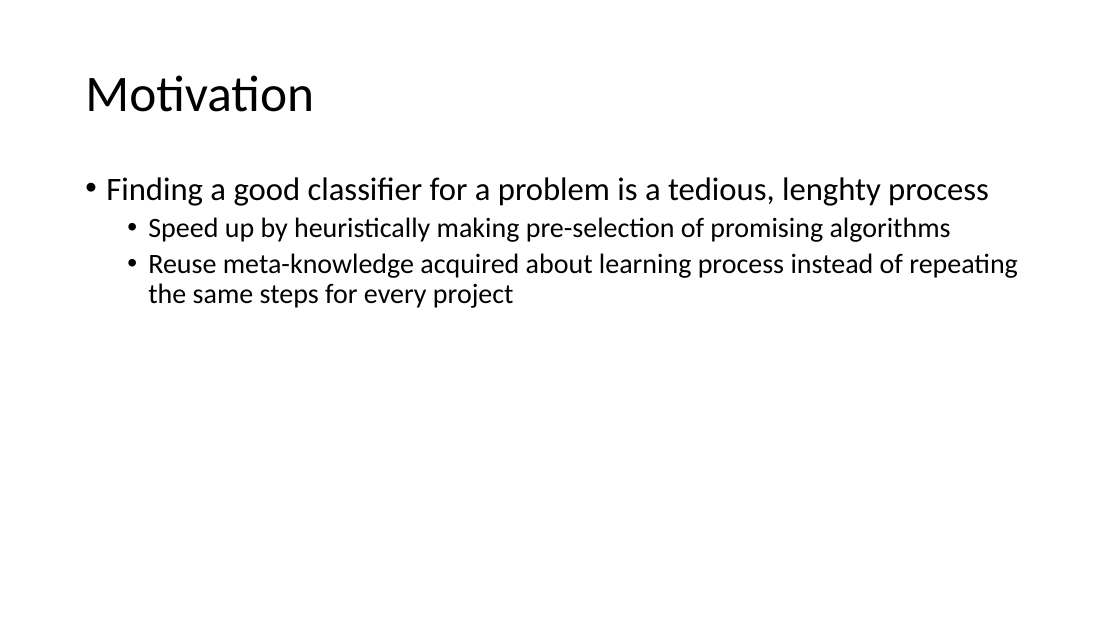
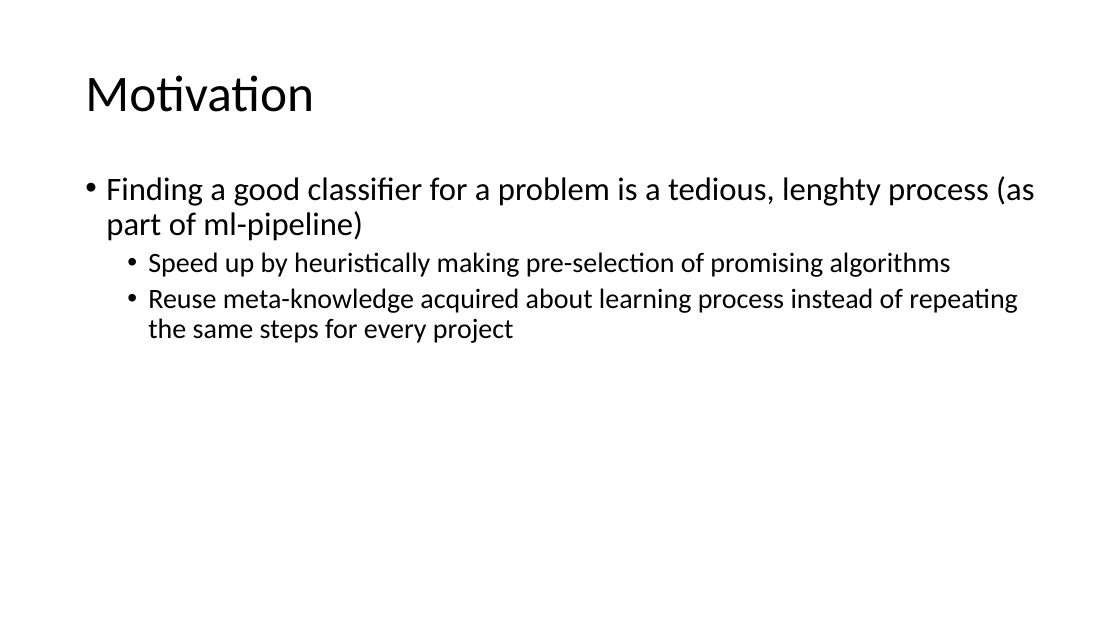
Before and after one commit to helegraf/classifier-auto-rank, a slide deck: slide 2 of Writing/Proposal/Automatic Ranking of Classification Algorithms.pptx. Drawn at 1120x630 pixels with LibreOffice and Linux fonts; fonts in the diff are those of the drawing. Boxes give left, top, right and bottom in pixels: in the first picture for what was removed or moved away, otherwise in the second. Text is boxed around its words. In the diff, an @@ line names an element or a change of style, - is before the commit and + after.

```diff
--- a/Writing/Proposal/Automatic Ranking of Classification Algorithms.pptx
+++ b/Writing/Proposal/Automatic Ranking of Classification Algorithms.pptx
@@ text at bbox=[106, 176, 1034, 241]: text changed @@
-• Finding a good classifier for a problem is a tedious, lenghty process
+• Finding a good classifier for a problem is a tedious, lenghty process (as part of ml-pipeline)
```
Also in this commit, not shown: 3 other slides changed, 3 slides removed, 12 other files.
